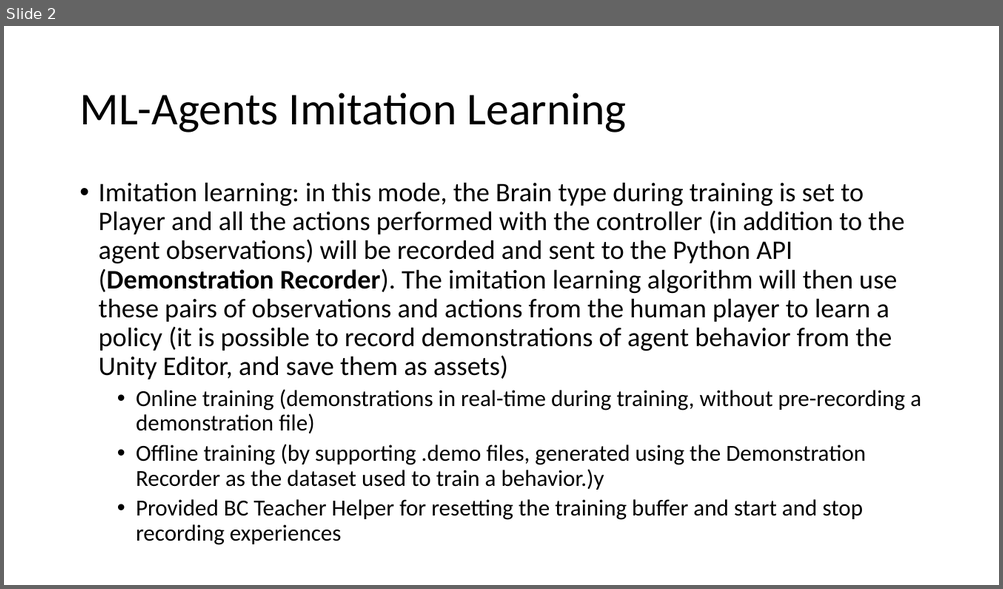
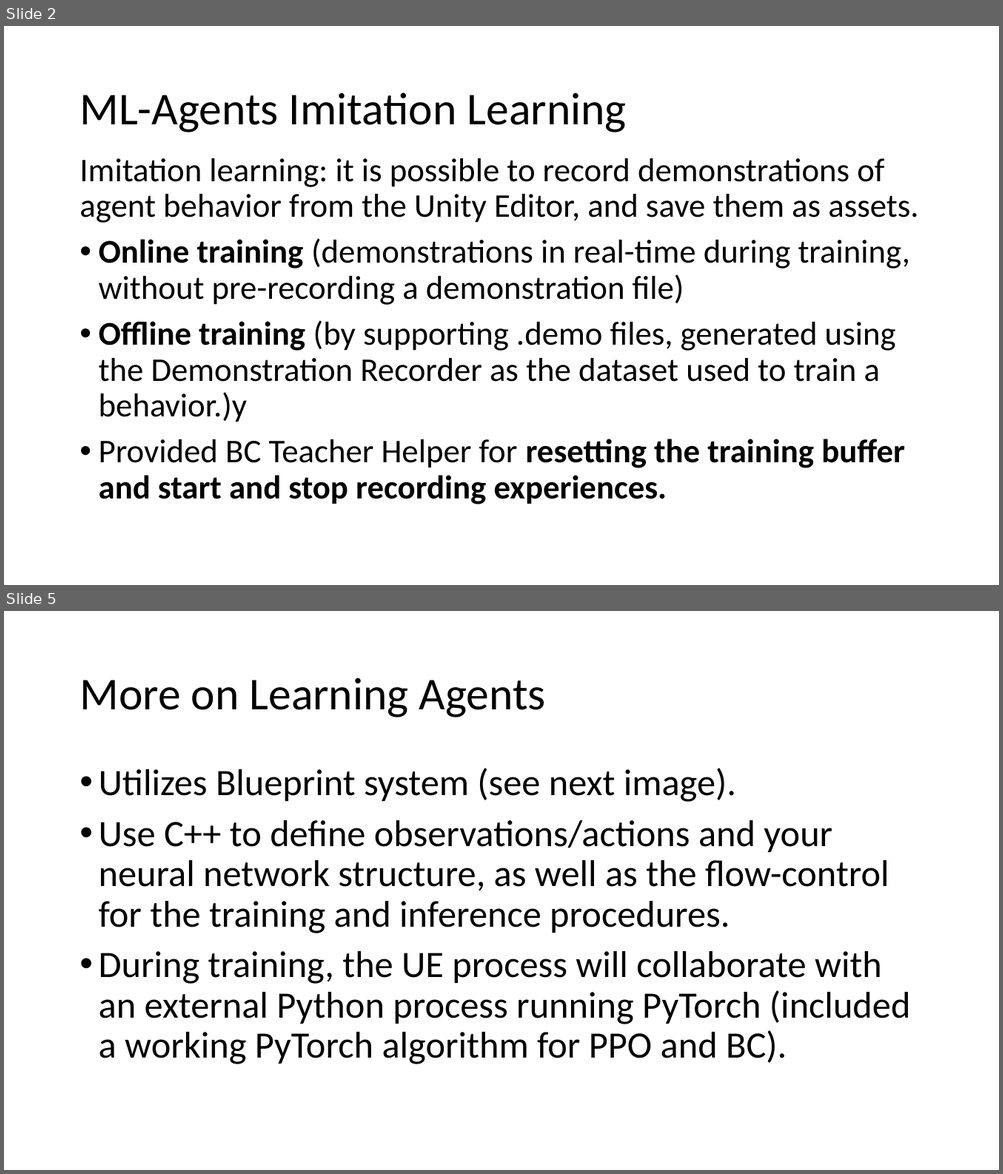
Before and after one commit to ztsv-av/xr_ml, a slide deck: unity-vs-unreal.pptx. Shown one above the other, each under a label of ours: slide 2 before the commit, slides 2 and 5 after it; the slides between them are not shown. The pictures are 1003x589 and 1003x1174 pixels, drawn with LibreOffice and Linux fonts; fonts in the diff are those of the drawing. Boxes give left, top, right and bottom in pixels: in the first picture for what was removed or moved away, otherwise in the second. Text is boxed around its words. In the diff, an @@ line names an element or a change of style, - is before the commit and + after.

```diff
--- a/unity-vs-unreal.pptx
+++ b/unity-vs-unreal.pptx
@@ slide 5 added at (4, 611, 999, 1170), background #FFFFFF @@
@@ title added at (79, 678, 546, 718), 44 pt, text #000000 @@
+More on Learning Agents
@@ text added at (99, 768, 910, 1065), 36 pt, text #000000 @@
+• Utilizes Blueprint system (see next image).
+• Use C++ to define observations/actions and your neural network structure, as well as the flow-control for the training and inference procedures.
+• During training, the UE process will collaborate with an external Python process running PyTorch (included a working PyTorch algorithm for PPO and BC).
@@ slide 2 changed as well @@
@@ text "Imitation learning: it is possible ...": place and size @@
-text "Imitation learning: it is possible ..." at (99, 182, 921, 545)
+text "Imitation learning: it is possible ..." at (79, 158, 918, 505)
@@ text at (79, 158, 918, 223): text changed; size 25.9 to 32 pt @@
-• Imitation learning: in this mode, the Brain type during training is set to Player and all the actions performed with the controller (in addition to the agent observations) will be recorded and sent to the Python API (Demonstration Recorder). The imitation learning algorithm will then use these pairs of observations and actions from the human player to learn a policy (it is possible to record demonstrations of agent behavior from the Unity Editor, and save them as assets)
+Imitation learning: it is possible to record demonstrations of agent behavior from the Unity Editor, and save them as assets.
@@ text at (99, 238, 910, 423): size 22.2 to 32 pt in "Online training (demonstrations in real-time during training ...", "Offline training (by supporting .demo files, generated ..."; bold on in "Online training", "Offline training"; list level 2 to 1 in "Online training (demonstrations in real-time ..."; list level 2 to 1 in "Offline training (by supporting .demo ..." @@
@@ text at (99, 439, 905, 505): text changed; size 22.2 to 32 pt; bold on @@
-  • Provided BC Teacher Helper for resetting the training buffer and start and stop recording experiences
+• Provided BC Teacher Helper for resetting the training buffer and start and stop recording experiences.
```
Also in this commit, not shown: 4 other slides changed, 5 other slides added.
